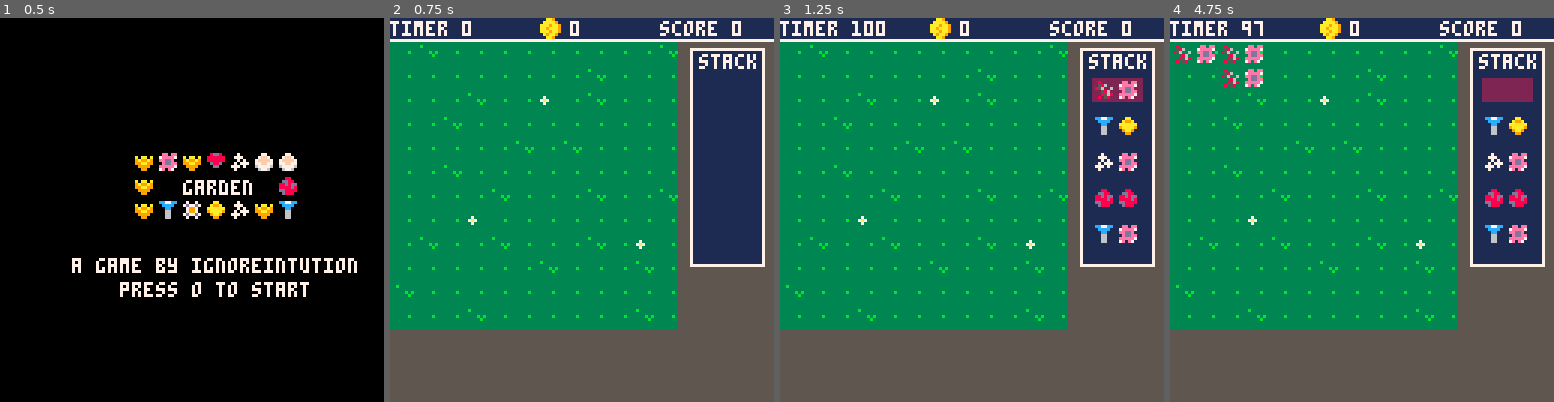
Above: before the commit, frames 1-4 (left to right).
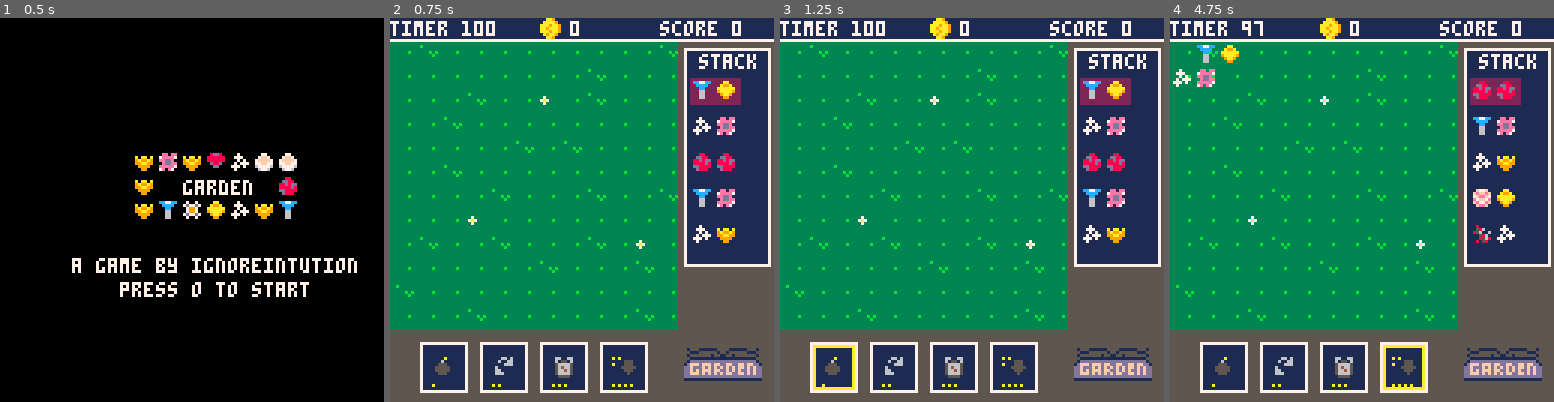
Above: after the commit, the same moments.

Repository: ignoreintuition/garden
Game: PICO-8 cartridge flower.p8
Two runs of this game, one before a commit and one after it. Both use one fixed random seed, a clock stepped at 60 frames per second and the inputs below.
Inputs:
- Up to frame 1 (0.5 s): tap X (X key) at 0.33 s
- Up to frame 2 (0.75 s): tap O (Z key) at 0.7 s
- Up to frame 3 (1.25 s): tap X (X key) at 1.07 s
- Up to frame 4 (4.75 s): hold Right 1.6-2.1 s; tap O (Z key) every 0.4 s from 1.7 to 4.5 s; tap X (X key) at 1.85, 2.97, 4.08 s; hold Up 2.15-2.42 s; hold Right 2.47-3.03 s; hold Left 3.08-3.58 s; hold Down 3.63-3.97 s; hold Right 4.02-4.68 s; hold Up from 4.73 s (still down)

Frame 1 is identical in both runs. In frame 2, 13% of the frame differs, in the area x 7-100%, y 0-98%; in frame 3, 13%; in frame 4, 14%, in the area x 0-100%, y 7-98%.

Commit message:
Added collision detection.  Added cards. Added scoring.

Diff:
--- a/flower.p8
+++ b/flower.p8
@@ -13,6 +13,36 @@
 #include src/garden.lua
 #include src/flower.lua
 #include src/tile.lua
+#include src/tileStack.lua
+#include src/cards.lua
+…(28 lines of a section not shown)…
 
 
 
--- /dev/null
+++ b/src/cards.lua
@@ -0,0 +1,37 @@
+Cards = entity:new({
+  bomb = 32,
+  refresh = 33,
+  timer = 34,
+  reduce = 35,
+  selectedCard = 1,
+  deck = {
+    { spr = 32, offset = 0, cost = 1 },
+    { spr = 33, offset = 20, cost = 2 },
+    { spr = 34, offset = 40, cost = 3 },
+    { spr = 35, offset = 60, cost = 4 }
+  },
+  init = function(_ENV)
+    selectedCard = 1
+  end,
+  draw = function(_ENV)
+    for i = 1, 4 do
+      rectfill(10 + deck[i].offset, 108, 25 + deck[i].offset, 124, 1)
+      rect(10 + deck[i].offset, 108, 25 + deck[i].offset, 124, 7)
+      spr(deck[i].spr, 14 + deck[i].offset, 112)
+      for j = 0, deck[i].cost - 1 do
+        line(14 + deck[i].offset + j * 2, 122, 14 + deck[i].offset + j * 2, 122, 10)
+      end
+      if gameScene.mode == 'card' and i == selectedCard then
+        rect(11 + deck[i].offset, 109, 24 + deck[i].offset, 123, 10)
+      end
+    end
+  end,
+  selectPrev = function(_ENV)
+    selectedCard += 1
+  end,
+  selectNext = function(_ENV)
+    selectedCard -= 1
+  end,
+  selectCard = function(_ENV)
+  end
+})
--- a/src/controller.lua
+++ b/src/controller.lua
@@ -2,55 +2,59 @@
   init = function(_ENV)
   end,
   update = function(_ENV, game)
-    if game.mode == 'place' then
-      if btnp(0) then
-        game.tile:move({ -1, 0 }, game.garden)
-      elseif btnp(1) then
-        game.tile:move({ 1, 0 }, game.garden)
-      elseif btnp(2) then
-        game.tile:move({ 0, -1 }, game.garden)
-      elseif btnp(3) then
-        game.tile:move({ 0, 1 }, game.garden)
-      elseif btnp(4) then
+    if gameScene.mode == 'place' then
+      return placeTile(_ENV, game)
+    elseif gameScene.mode == 'select' then
+      return selectTile(_ENV, game)
+    elseif gameScene.mode == 'card' then
+      return selectCard(_ENV, game)
+    end
+  end,
+  placeTile = function(_ENV, game)
+    if btnp(0) then
+      game.tile:move({ -1, 0 }, game.garden)
+    elseif btnp(1) then
+      game.tile:move({ 1, 0 }, game.garden)
+    elseif btnp(2) then
+      game.tile:move({ 0, -1 }, game.garden)
+    elseif btnp(3) then
+      game.tile:move({ 0, 1 }, game.garden)
+    elseif btnp(4) then
+      if not game.garden:checkCollision(game.tile.face[1]) and not game.garden:checkCollision(game.tile.face[2]) then
+        game.tile:place(game.garden)
+        game.garden:score()
+        gameScene.mode = 'select'
+        return { tile = {} }
+      elseif btnp(5) then
         game.tile:rotate(game.garden)
-      elseif btnp(5) then
-        game.tile:place(game.garden)
-        return {
-          tile = {},
-          mode = 'select'
-        }
       end
-      return {
-        tile = game.tile,
-        mode = 'place'
-      }
-    elseif game.mode == 'select' then
-      for i = 1, 5 do
-        if game.tileStack[i].selected == true then
-          currentItem = i
-        end
-      end
-      if btnp(2) then
-        game.tileStack[currentItem].selected = false
-        game.tileStack[currentItem - 1].selected = true
-      elseif btnp(3) then
-        game.tileStack[currentItem].selected = false
-        game.tileStack[currentItem + 1].selected = true
-      elseif btnp(4) then
-        tile = game.tileStack[currentItem].tile
-        tile.face[1].x = 0
-        tile.face[1].y = 8
-        tile.face[2].x = 8
-        tile.face[2].y = 8
-        return {
-          tile = tile,
-          mode = 'place'
-        }
-      end
-      return {
-        tile = {},
-        mode = 'select'
-      }
     end
+    return {
+      tile = game.tile
+    }
+  end,
+  selectTile = function(_ENV, game)
+    if btnp(2) then
+      return gameScene.tileStack:selectPrev(_ENV)
+    elseif btnp(3) then
+      return gameScene.tileStack:selectNext(_ENV)
+    elseif btnp(4) then
+      return gameScene.tileStack:selectTile(_ENV)
+    elseif btnp(5) then
+      gameScene.mode = 'card'
+    end
+    return { tile = {} }
+  end,
+  selectCard = function(_ENV, game)
+    if btnp(1) then
+      gameScene.cards:selectPrev()
+    elseif btnp(0) then
+      gameScene.cards:selectNext()
+    elseif btnp(4) then
+      gameScene.cards:selectCard()
+    elseif btnp(5) then
+      gameScene.mode = 'select'
+    end
+    return { tile = {} }
   end
 })
--- a/src/flower.lua
+++ b/src/flower.lua
@@ -1,6 +1,6 @@
 Flower = entity:new({
   x = 0, y = 8,
-  src = rnd(12) + 1,
+  src = flr(rnd(12)) + 1,
   init = function(_ENV)
   end,
   update = function(_ENV)
@@ -11,3 +11,16 @@
   move = function(_ENV, x, y)
   end
 })
+
+
+Explosion = entity:new({
+  x = 0, y= 0,
+  src = 19,
+  init = function(_ENV)
+  end,
+  update = function(_ENV)
+  end,
+  draw = function(_ENV)
+    spr(src, x, y)
+  end
+})
--- a/src/game.lua
+++ b/src/game.lua
@@ -1,13 +1,15 @@
 state =  'title'
 function _init()
   titleScene = TitleScene:new()
+  gameScene = GameScene:new()
+  gameOverScene = GameOverScene:new()
+
   titleScene:init()
-  gameScene = GameScene:new()
   gameScene:init()
-  gameOverScene = GameOverScene:new()
   gameOverScene:init()
   printMeta()
 end
+
 
 function _update()
   if state == 'title' then
--- a/src/garden.lua
+++ b/src/garden.lua
@@ -29,11 +29,59 @@
         and boundingRect.y <= maxY * 8 then
       return true
     end
+    sfx(0)
     return false
+  end,
+  checkCollision = function(_ENV, boundingRect)
+    if flowers[boundingRect.y / 8][boundingRect.x / 8 + 1] > 0 then
+      sfx(0)
+      return true
+    end
+    return false
+  end,
+  score = function(_ENV)
+    for y = 1, 12 do
+      for x = 1, 12 do
+        if flowers[y][x] > 0 then
+          if not checkColumns(_ENV, y, x) then
+            checkRows(_ENV, y, x)
+          end
+        end
+      end
+    end
   end,
   place = function(_ENV, tile)
     for i, v in ipairs(tile) do
-      flowers[v.y/8][v.x/8+1] = v.src
+      flowers[v.y / 8][v.x / 8 + 1] = v.src
     end
+  end,
+  checkColumns = function(_ENV, y, x)
+    if y > 2
+        and flowers[y - 1][x] == flowers[y][x]
+        and flowers[y - 2][x] == flowers[y][x] then
+      scoreFlowers(_ENV)
+      flowers[y][x] = 0
+      flowers[y - 1][x] = 0
+      flowers[y - 2][x] = 0
+      return true
+    end
+    return false
+  end,
+  checkRows = function(_ENV, y, x)
+    if x > 2
+        and flowers[y][x - 1] == flowers[y][x]
+        and flowers[y][x - 2] == flowers[y][x] then
+      scoreFlowers(_ENV)
+      flowers[y][x] = 0
+      flowers[y][x - 1] = 0
+      flowers[y][x - 2] = 0
+      return true
+    end
+    return false
+  end,
+  scoreFlowers = function(_ENV)
+    gameScene.score += 10
+    gameScene.timer += 3
+    gameScene.coins += 1
   end
 })
--- a/src/scene/game.lua
+++ b/src/scene/game.lua
@@ -1,21 +1,27 @@
 GameScene = Scene:new({
   name = 'game',
-  mode = 'select',
+  timer = 100,
   coins = 0,
   score = 0,
-  timer = 100,
-  tileStack = {},
+  mode = 'select',
   init = function(_ENV)
-    initTileStack(_ENV)
-    ui = UI:new()
     controller = Controller:new()
     currTile = Tile:new()
+    garden = Garden:new()
+    tileStack = TileStack:new()
+    cards = Cards:new()
+    ui = UI:new()
+
     currTile:init({ x = 0, y = 8 })
-    garden = Garden:new()
     garden:init()
+    tileStack:init()
+    cards:init()
+    ui:init()
+
+    timer = 100
     coins = 0
     score = 0
-    timer = 100
+    mode = 'select'
   end,
   update = function(_ENV)
     if timer <= 0 then
@@ -26,28 +32,17 @@
       currInterval = timerInterval
     end
     currInterval -= 1
-    ui:update({
-      coins = coins,
-      score = score,
-      tileStack = tileStack,
-      timer = timer
-    })
+    ui:update()
     res = controller:update({
       tile = currTile,
-      garden = garden,
-      mode = mode,
-      tileStack = tileStack
+      garden = garden
     })
-    mode = res.mode
     currTile = res.tile
     garden:update()
     if mode == 'place' then
       currTile:update()
     end
     return 'game'
-  end,
-  setMode = function(_ENV, m)
-    mode = m
   end,
   draw = function(_ENV)
     cls()
@@ -56,14 +51,5 @@
     if mode == 'place' then
       currTile:draw()
     end
-  end,
-  initTileStack = function(_ENV)
-    for i = 1, 5 do
-      tileStack[i] = {}
-      tileStack[i].tile = Tile:new()
-      tileStack[i].tile:init({ x = 104, y = 8 * i * 1.5 + 8 })
-      tileStack[i].selected = false
-    end
-    tileStack[1].selected = true
   end
 })
--- a/src/scene/title.lua
+++ b/src/scene/title.lua
@@ -32,7 +32,7 @@
     for i = 1, 3 do
       flowers[i] = {}
       for j = 1, 7 do
-        flowers[i][j] = Flower:new({ src = rnd(12) + 1, x = (j + 5) * 8 - 4, y = (i + 5) * 8 - 4 })
+        flowers[i][j] = Flower:new({ src = flr(rnd(12)) + 1, x = (j + 5) * 8 - 4, y = (i + 5) * 8 - 4 })
       end
     end
   end
--- a/src/tile.lua
+++ b/src/tile.lua
@@ -1,15 +1,15 @@
 Tile = entity:new({
   face = {
-    Flower:new({ src = rnd(12) + 1, x = 0, y = 8 }),
-    Flower:new({ src = rnd(12) + 1, x = 8, y = 8 })
+    Flower:new({ src = flr(rnd(12)) + 1, x = 0, y = 8 }),
+    Flower:new({ src = flr(rnd(12)) + 1, x = 8, y = 8 })
   },
   newPos = { { x = 0, y = 0 }, { x = 0, y = 0 } },
   x = 0, y = 8,
   pos = 0,
   init = function(_ENV, loc)
     face = {
-      Flower:new({ src = rnd(12) + 1, x = loc.x, y = loc.y }),
-      Flower:new({ src = rnd(12) + 1, x = loc.x + 8, y = loc.y })
+      Flower:new({ src = flr(rnd(12)) + 1, x = loc.x, y = loc.y }),
+      Flower:new({ src = flr(rnd(12)) + 1, x = loc.x + 8, y = loc.y })
     }
     newPos = { { x = 0, y = 0 }, { x = 0, y = 0 } }
     x = 0
@@ -38,7 +38,8 @@
       newPos[2].x += 8
     end
 
-    if garden:checkBounds(newPos[1]) and garden:checkBounds(newPos[2]) then
+    if garden:checkBounds(newPos[1])
+        and garden:checkBounds(newPos[2]) then
       pos = (pos + 1) % 4
       shallowCopy(_ENV, face, newPos)
     end
@@ -49,12 +50,21 @@
     newPos[1].y += delta[2] * 8
     newPos[2].x += delta[1] * 8
     newPos[2].y += delta[2] * 8
-    if garden:checkBounds(newPos[1]) and garden:checkBounds(newPos[2]) then
+    if garden:checkBounds(newPos[1])
+        and garden:checkBounds(newPos[2]) then
       shallowCopy(_ENV, face, newPos)
     end
   end,
   place = function(_ENV, garden)
     garden:place(face)
+  end,
+  shift = function(_ENV, newX, newY)
+    x = newX
+    y = newY
+    face[1].x = newX
+    face[1].y = newY
+    face[2].x = newX + 8
+    face[2].y = newY
   end,
   shallowCopy = function(_ENV, dest, src)
     dest[1].x = src[1].x
--- /dev/null
+++ b/src/tileStack.lua
@@ -0,0 +1,75 @@
+TileStack = entity:new({
+  stack = {},
+  currentItem = 1,
+  offset = {
+    { x = 18, y = 2 },
+    { x = 20, y = 2 },
+    { x = 18, y = 4 },
+    { x = 20, y = 4 }
+  },
+  init = function(_ENV)
+    for i = 1, 5 do
+      stack[i] = {}
+      stack[i].tile = Tile:new()
+      stack[i].tile:init({ x = 100, y = 8 * i * 1.5 + 8 })
+      stack[i].selected = false
+    end
+    stack[1].selected = true
+  end,
+  selectPrev = function(_ENV)
+    stack[currentItem].selected = false
+    if currentItem == 1 then
+      currentItem = 5
+    else
+      currentItem = currentItem - 1
+    end
+    stack[currentItem].selected = true
+    return { tile = {} }
+  end,
+  selectNext = function(_ENV)
+    stack[currentItem].selected = false
+    if currentItem == 5 then
+      currentItem = 1
+    else
+      currentItem = currentItem + 1
+    end
+    stack[currentItem].selected = true
+    return { tile = {} }
+  end,
+  selectTile = function(_ENV)
+    cost = currentItem - 1
+    if gameScene.coins >= cost then
+      gameScene.coins = gameScene.coins - cost
+      tile = stack[currentItem].tile
+      tile:shift(0, 8)
+      del(stack, stack[currentItem])
+      newTile = Tile:new()
+      newTile:init({ x = 100, y = 8 * 5 * 1.5 + 8 })
+      add(stack, { tile = newTile, selected = false })
+      for i = 1, 5 do
+        stack[i].tile:shift(100, 8 * i * 1.5 + 8)
+        stack[i].selected = false
+      end
+      stack[1].selected = true
+      currentItem = 1
+      gameScene.mode = 'place'
+      return { tile = tile }
+    end
+    return { tile = {} }
+  end,
+  draw = function(_ENV)
+    for i, v in ipairs(stack) do
+      if stack[i].selected == true then
+        local x = 100
+        local y = 8 * i * 1.5 + 8
+        rectfill(x, y, x + 16, y + 8, 2)
+        if i > 1 then
+          for j = 1, i - 1 do
+            line(x + offset[j].x, y + offset[j].y, x + offset[j].x, y + offset[j].y, 10)
+          end
+        end
+      end
+      stack[i].tile:draw()
+    end
+  end
+})
--- a/src/ui.lua
+++ b/src/ui.lua
@@ -1,16 +1,8 @@
 UI = entity:new({
-  coins = 0,
-  score = 0,
-  timer = 0,
-  tileStack = {},
   head = { x1 = 0, y1 = 0, x2 = 128, y2 = 8 },
   init = function(_ENV)
   end,
-  update = function(_ENV, game)
-    coins = game.coins
-    score = game.score
-    timer = game.timer
-    tileStack = game.tileStack
+  update = function(_ENV)
   end,
   draw = function(_ENV)
     drawHeader(_ENV)
@@ -21,24 +13,22 @@
     rectfill(0, 0, 128, 7, 5)
     rectfill(0, 0, 128, 6, 1)
     line(0, 7, 128, 7, 7)
-    print("timer " .. timer, 0, 1, 7)
+    print("timer " .. gameScene.timer, 0, 1, 7)
     spr(16, 50, 0)
-    print(coins, 60, 1, 7)
-    print("score " .. score, 90, 1, 7)
+    print(gameScene.coins, 60, 1, 7)
+    print("score " .. gameScene.score, 90, 1, 7)
   end,
   drawRightRail = function(_ENV)
     rectfill(96, 8, 128, 104, 5)
-    rectfill(100, 10, 124, 82, 1)
-    rect(100, 10, 124, 82, 7)
+    rectfill(98, 10, 126, 82, 1)
+    rect(98, 10, 126, 82, 7)
     print('stack', 103, 12, 7)
-    for i, v in ipairs(tileStack) do
-      if tileStack[i].selected == true then
-        rectfill(104, 8 * i * 1.5 + 8, 120, 8 * i * 1.5 + 15, 2)
-      end
-      tileStack[i].tile:draw()
-    end
+    gameScene.tileStack:draw()
+
   end,
   drawFooter = function(_ENV)
     rectfill(0, 104, 128, 128, 5)
+    gameScene.cards:draw()
+    spr(64, 95, 110, 24, 16)
   end
 })
Not shown, changed: 62 lines of the sprite sheet (__gfx__) section of flower.p8
Not shown, changed: the thumbnail (__label__) section of flower.p8
Not shown, changed: the sound effects (__sfx__) section of flower.p8
Not shown, changed: dist/flower.p8.png
